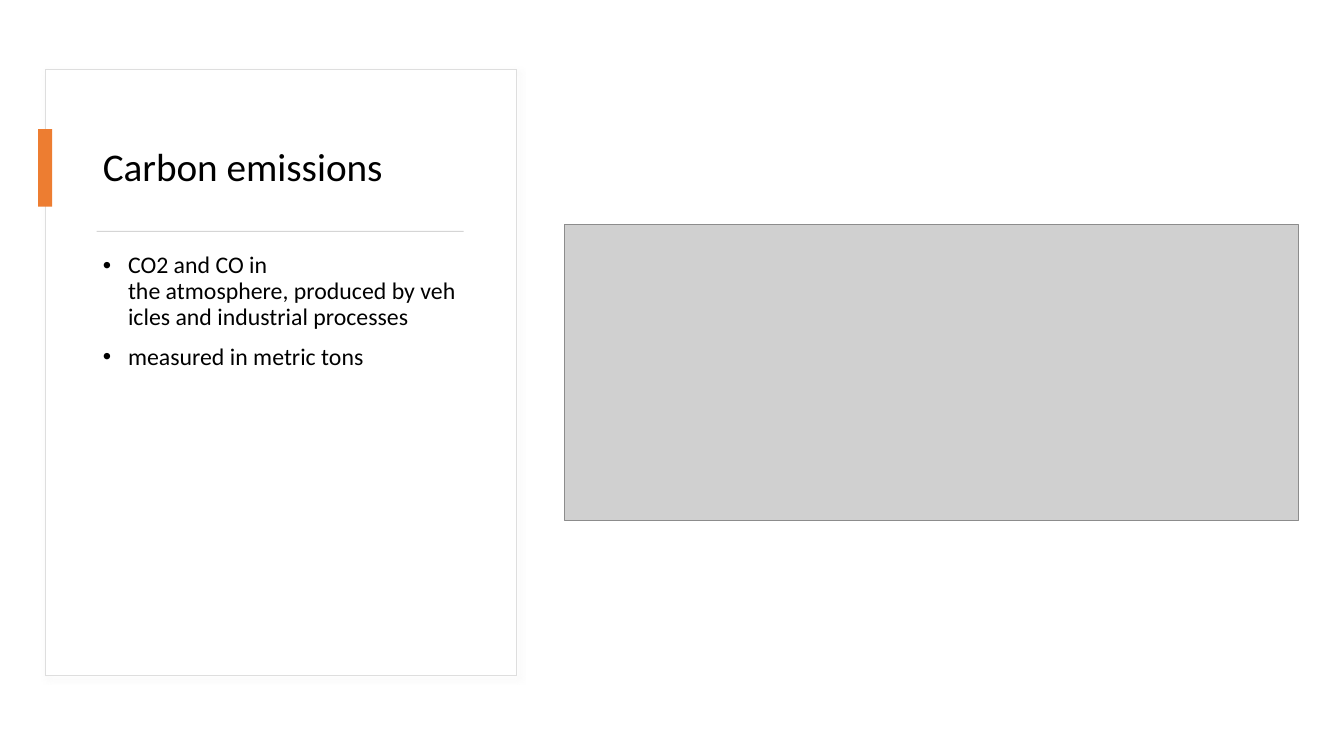
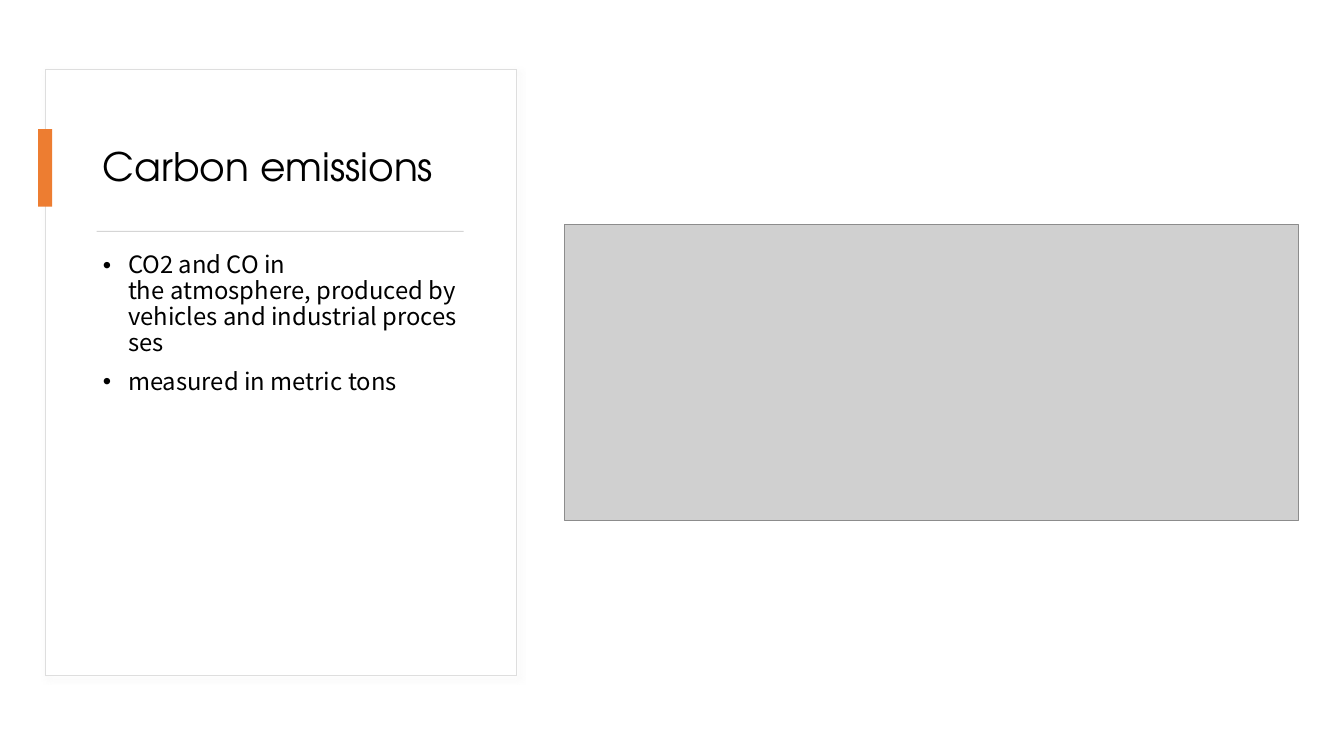
Before and after one commit to danilogiarlini/Global-CO2-Emission-Forecasting, a slide deck: slide 2 of Visualization/GlobalCO2Emission.pptx. Drawn at 1344x756 pixels with LibreOffice and Linux fonts; fonts in the diff are those of the drawing; grey boxes stand for pictures. Boxes give left, top, right and bottom in pixels: in the first picture for what was removed or moved away, otherwise in the second. Text is boxed around its words. In the diff, an @@ line names an element or a change of style, - is before the commit and + after.

```diff
--- a/Visualization/GlobalCO2Emission.pptx
+++ b/Visualization/GlobalCO2Emission.pptx
@@ title "Carbon emissions" at <box>103,151,433,182</box>: font Calibri to TeX Gyre Adventor @@
@@ text "CO2 and CO in the ..." at <box>128,254,456,391</box>: font Calibri to Noto Sans CJK SC @@
```
Also in this commit, not shown: 13 other slides changed.
